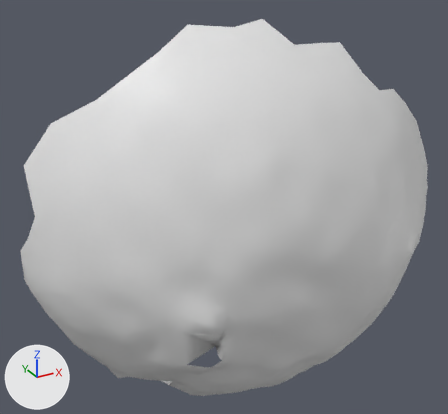
The OBJ model res/final/onecam_fullvolume/05/cleanedup/FullVolium.000322.obj: old version first, new version second.
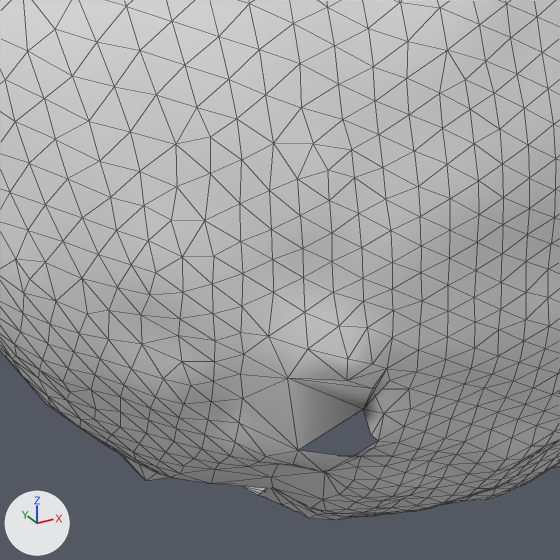
Each version is shown whole from a camera (50 mm lens) standing at (-1.2, 237.1, 291.9) and looking at (91.7, 405.9, 207.5), then close up on the part from 12% to 68% of the width and 39% to 100% of the height. Arrows for +X, +Y and +Z are at lower left; the lights stay in place. The close-ups show mesh edges as thin lines. Where no turn or scale is listed for an object, it has been applied to the vertices.

Objects in the first close-up: 'FullVolium.000322'.
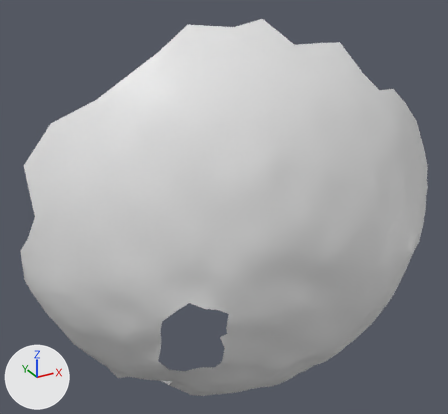
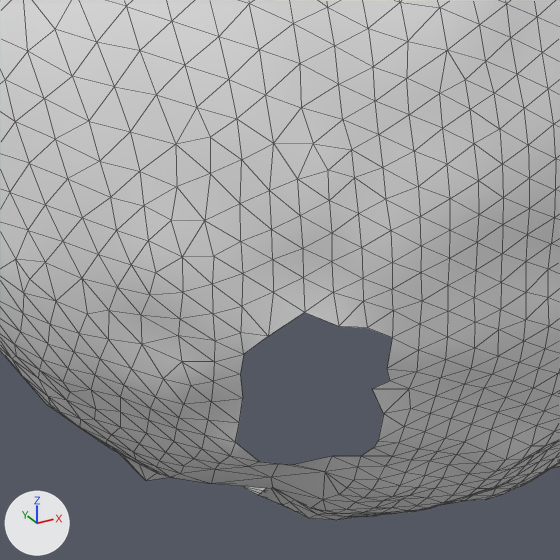
Location of each change, (x1, y1, x2, y2) in pixels of the close-ups (560 x 560 px):
part 1 of me_fullvolium_000322, deleted
    before: (235, 313, 392, 473)

Patch to the scene script:
```diff
--- a/res/final/onecam_fullvolume/05/cleanedup/FullVolium.000322.obj.py
+++ b/res/final/onecam_fullvolume/05/cleanedup/FullVolium.000322.obj.py
@@ me_fullvolium_000322 @@
 # used by ob_fullvolium_000322; location = (0.0, 0.0, 0.0)
-me_fullvolium_000322.from_pydata(...)  # 1148 vertices, 2242 faces; spans x 26.6..173.0, y 357.5..436.3, z 126.8..269.8
+me_fullvolium_000322.from_pydata(...)  # 1137 vertices, 2203 faces; spans x 26.6..173.0, y 357.5..436.3, z 126.8..269.8
+# me_fullvolium_000322 part 1
+# 11 vertices are removed from x 58.2..68.4, y 365.2..377.5, z 170.5..194.3
+# 39 faces are deleted
```
